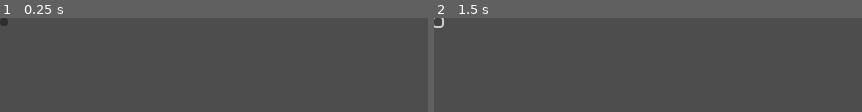
Above: before the commit, frames 1-2 (left to right).
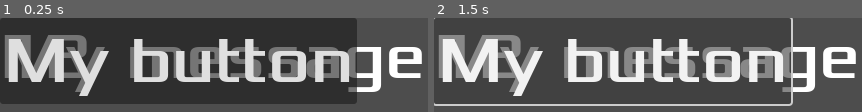
Above: after the commit, the same moments.

Repository: axel-paillaud/first-2d-game
Game: Godot game, scene res://hud.tscn
Same seed, same stepped clock (60 frames per second), same inputs: the game is played once before the commit and once after it. This scene is started directly instead of the project's main scene.
Inputs (mouse positions are in pixels of both pictures, inside the frame that each line leads up to; where the layout moved, square brackets give the same spot in the first picture):
- Up to frame 1 (0.25 s): no input
- Up to frame 2 (1.5 s): click (613, 61) [438, 21] at 0.5 s; click (613, 61) [438, 21] at 1.25 s

The runs differ from the first frame. In frame 1, 78% of the frame differs, in the area x 0-99%, y 0-92%; in frame 2, 29%.

Commit message:
set fonts and fonts size to button, message, score label

Diff:
--- a/hud.tscn
+++ b/hud.tscn
@@ -1,17 +1,28 @@
-[gd_scene format=3 uid="uid://c16hr6xfnd8ao"]
+[gd_scene load_steps=2 format=3 uid="uid://c16hr6xfnd8ao"]
+
+[ext_resource type="FontFile" uid="uid://cig8qkfp5xmvd" path="res://fonts/Xolonium-Regular.ttf" id="1_fhp20"]
 
 [node name="HUD" type="CanvasLayer"]
 
 [node name="ScoreLabel" type="Label" parent="."]
 offset_right = 40.0
 offset_bottom = 23.0
+theme_override_fonts/font = ExtResource("1_fhp20")
+theme_override_font_sizes/font_size = 64
+text = "12"
 
 [node name="Message" type="Label" parent="."]
 offset_right = 40.0
 offset_bottom = 23.0
+theme_override_fonts/font = ExtResource("1_fhp20")
+theme_override_font_sizes/font_size = 64
+text = "My message"
 
 [node name="StartButton" type="Button" parent="."]
 offset_right = 8.0
 offset_bottom = 8.0
+theme_override_fonts/font = ExtResource("1_fhp20")
+theme_override_font_sizes/font_size = 64
+text = "My button"
 
 [node name="MessageTimer" type="Timer" parent="."]
